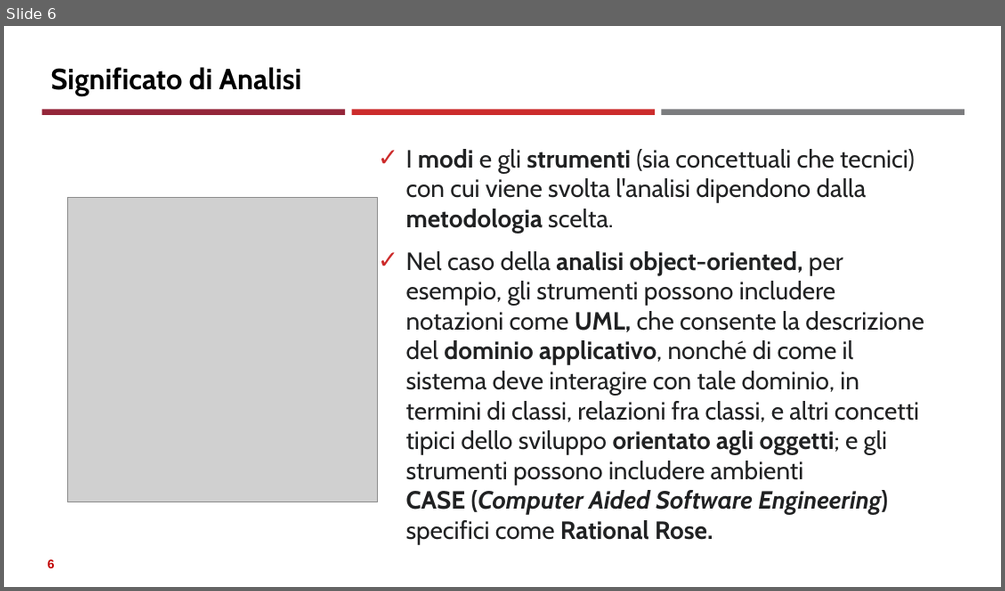
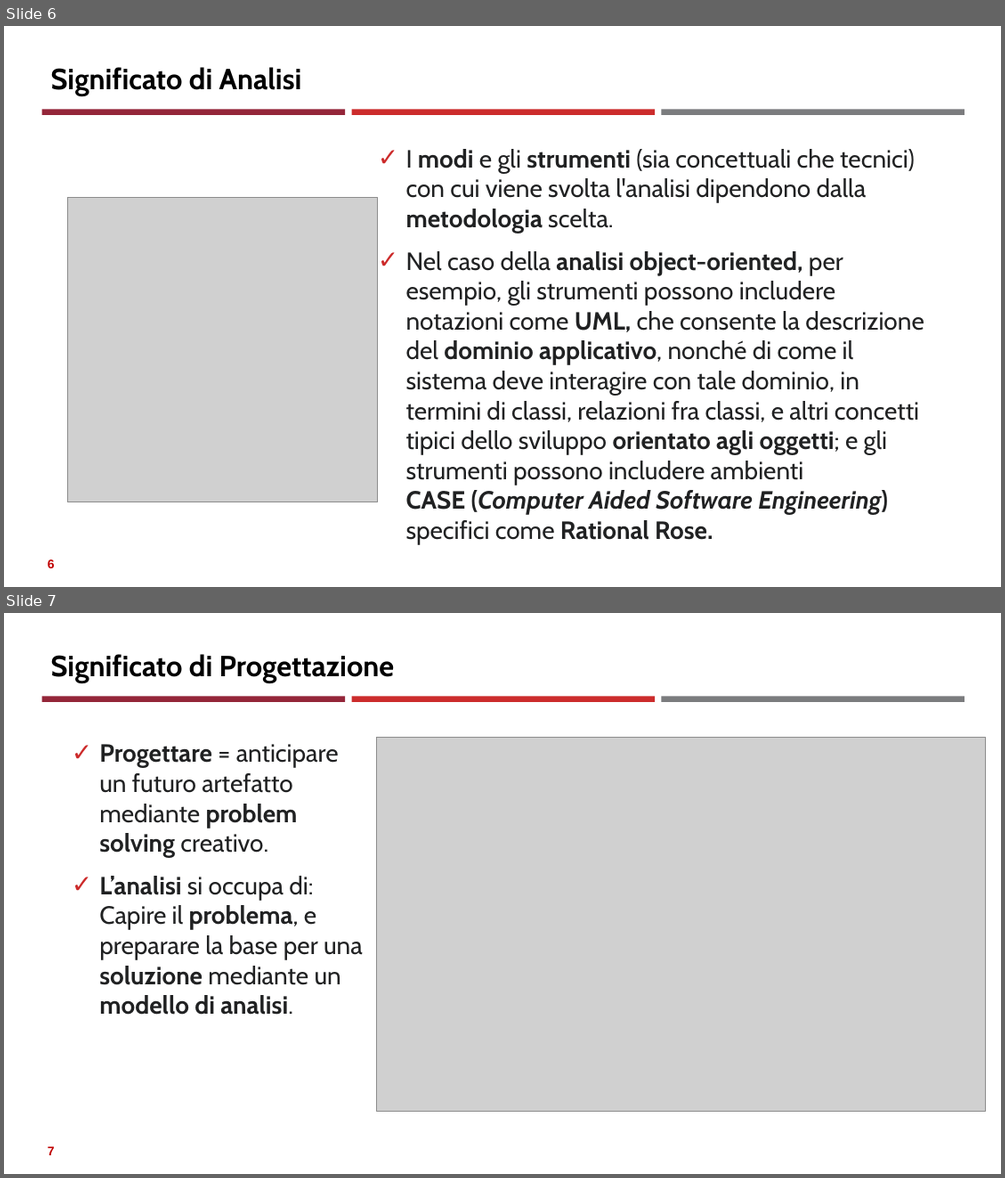
Before and after one commit to neural1977/data_science_interview_material, a slide deck: Assicurazioni/Analisi e progettazione del Software_ita.pptx. Shown one above the other, each under a label of ours: slide 6 before the commit, slides 6 and 7 after it. The pictures are 1005x591 and 1005x1178 pixels, drawn with LibreOffice and Linux fonts; fonts in the diff are those of the drawing; grey boxes stand for pictures. Boxes give left, top, right and bottom in pixels: in the first picture for what was removed or moved away, otherwise in the second. Text is boxed around its words. In the diff, an @@ line names an element or a change of style, - is before the commit and + after.

```diff
--- a/Assicurazioni/Analisi e progettazione del Software_ita.pptx
+++ b/Assicurazioni/Analisi e progettazione del Software_ita.pptx
@@ slide 7 added at box(4, 613, 1001, 1174), background #FFFFFF; not listed: 3 template elements that a slide beside it also shows @@
@@ title added at box(51, 654, 394, 683), 28 pt, text #000000, bold @@
+Significato di Progettazione
@@ text added at box(99, 744, 363, 1014), 24 pt, text #202122 @@
+✓ Progettare = anticipare un futuro artefatto mediante problem solving creativo.
+✓ L’analisi si occupa di: Capire il problema, e preparare la base per una soluzione mediante un modello di analisi.
@@ picture added at box(377, 738, 986, 1111) @@
@@ page number added at box(48, 1146, 55, 1155), 12 pt, text #C00000, bold @@
+7
```
Also in this commit, not shown: 1 slide changed, 4 other slides added, 1 other file.
